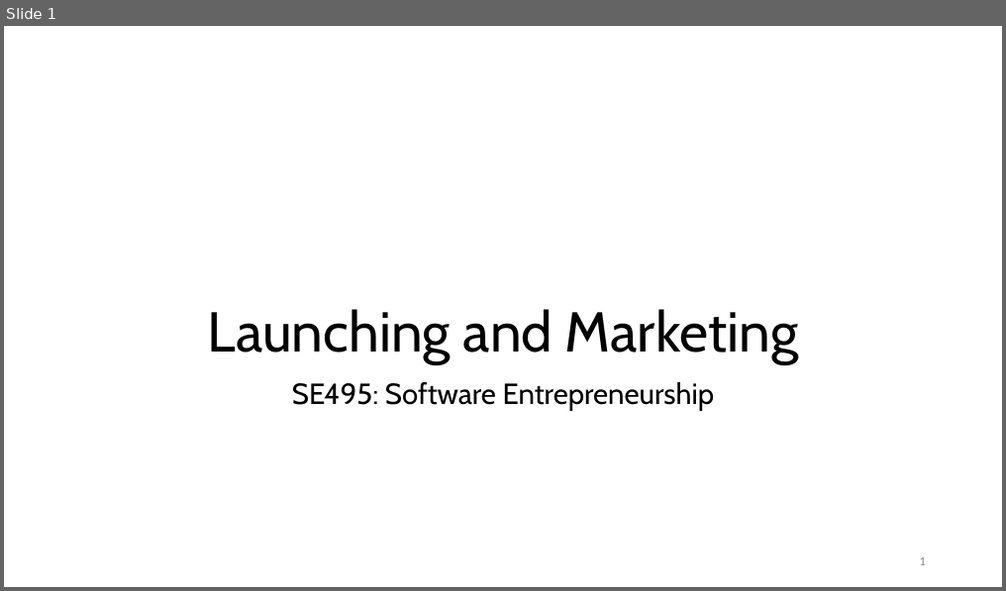
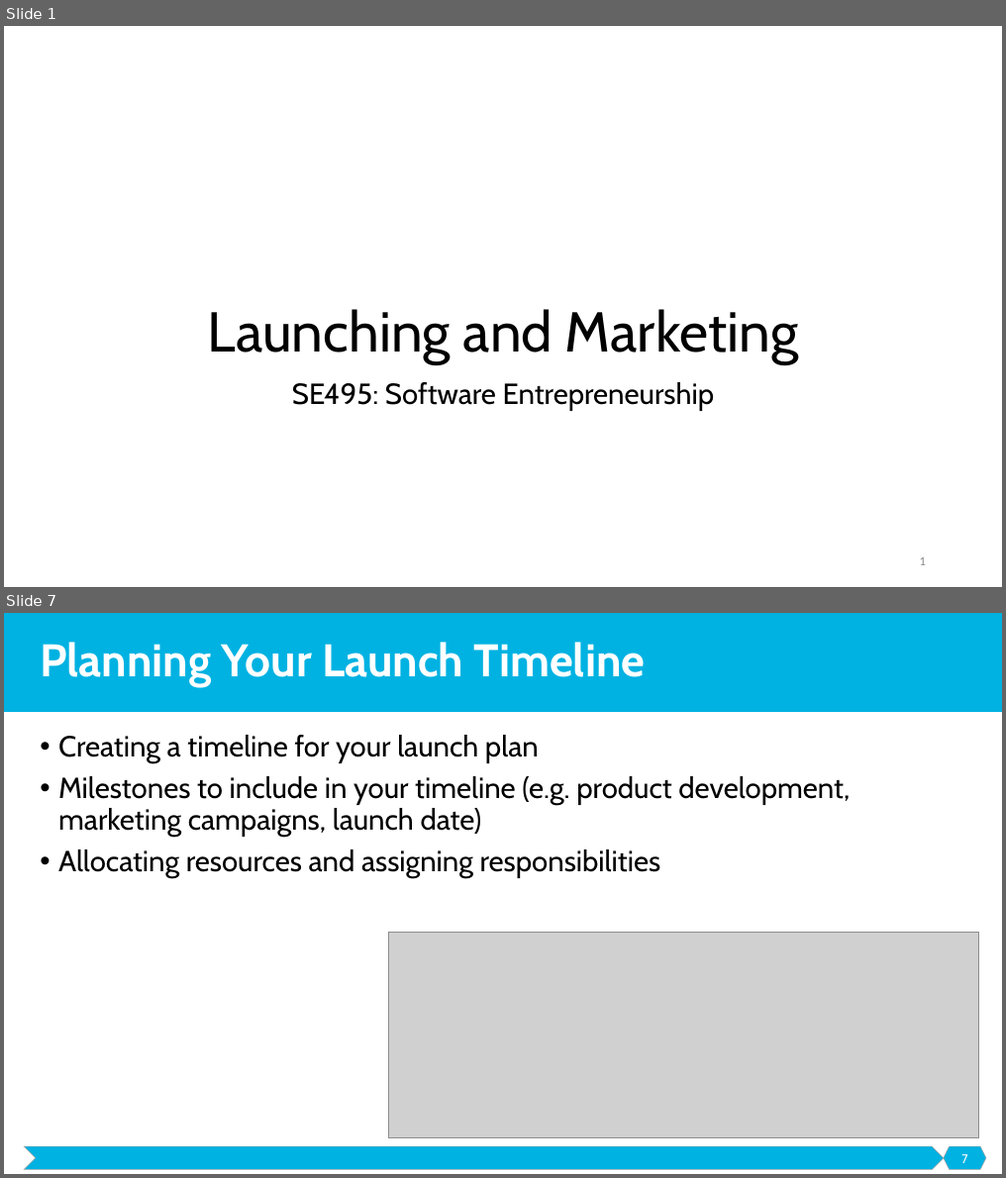
Before and after one commit to malenezi/malenezi, a slide deck: SE495/Lectures/6-Launching and Marketing/Launching and Marketing.pptx. Shown one above the other, each under a label of ours: slide 1 before the commit, slides 1 and 7 after it; the slides between them are not shown. The pictures are 1006x591 and 1006x1178 pixels, drawn with LibreOffice and Linux fonts; fonts in the diff are those of the drawing; grey boxes stand for pictures; background and template pictures are left out. Boxes give left, top, right and bottom in pixels: in the first picture for what was removed or moved away, otherwise in the second. Text is boxed around its words. In the diff, an @@ line names an element or a change of style, - is before the commit and + after.

```diff
--- a/SE495/Lectures/6-Launching and Marketing/Launching and Marketing.pptx
+++ b/SE495/Lectures/6-Launching and Marketing/Launching and Marketing.pptx
@@ slide 7 added at <box>4,613,1002,1174</box>, background #FFFFFF @@
@@ rectangle added at <box>4,613,1002,712</box>, fill #00B2E2 @@
@@ title added at <box>40,642,646,687</box>, 44 pt, text #FFFFFF, bold @@
+Planning Your Launch Timeline
@@ text added at <box>58,735,849,878</box>, 28 pt, text #000000 @@
+• Creating a timeline for your launch plan
+• Milestones to include in your timeline (e.g. product development, marketing campaigns, launch date)
+• Allocating resources and assigning responsibilities
@@ picture added at <box>388,932,979,1138</box> @@
@@ chevron added at <box>24,1147,944,1170</box>, fill #00B2E2, outline #A5A5A5 0.5 pt @@
@@ hexagon added at <box>944,1147,986,1170</box>, fill #00B2E2, outline #A5A5A5 0.5 pt @@
@@ page number added at <box>961,1155,967,1163</box>, 12 pt, text #FFFFFF @@
+7
```
Also in this commit, not shown: 1 slide changed, 39 other slides added, 2 slides removed.
